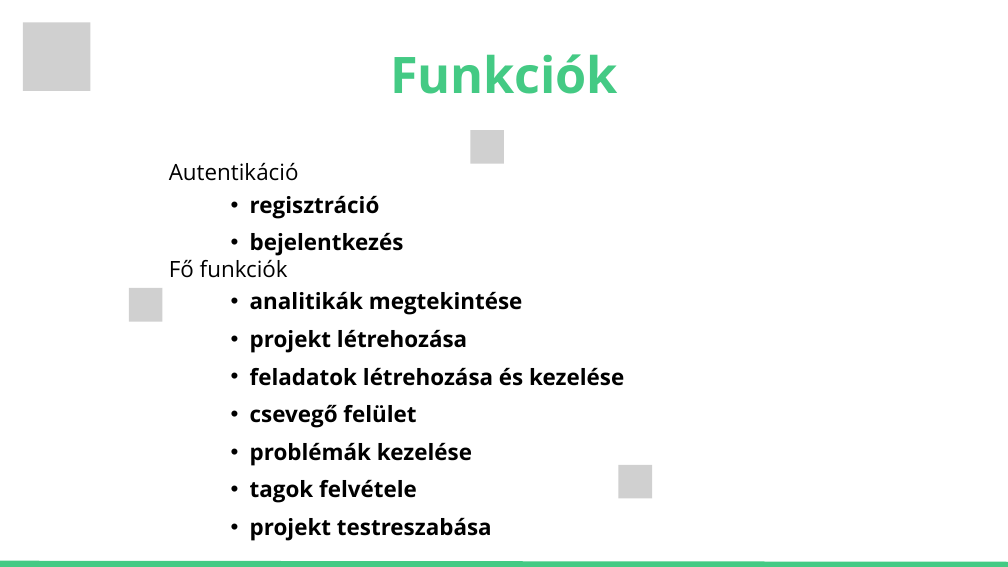
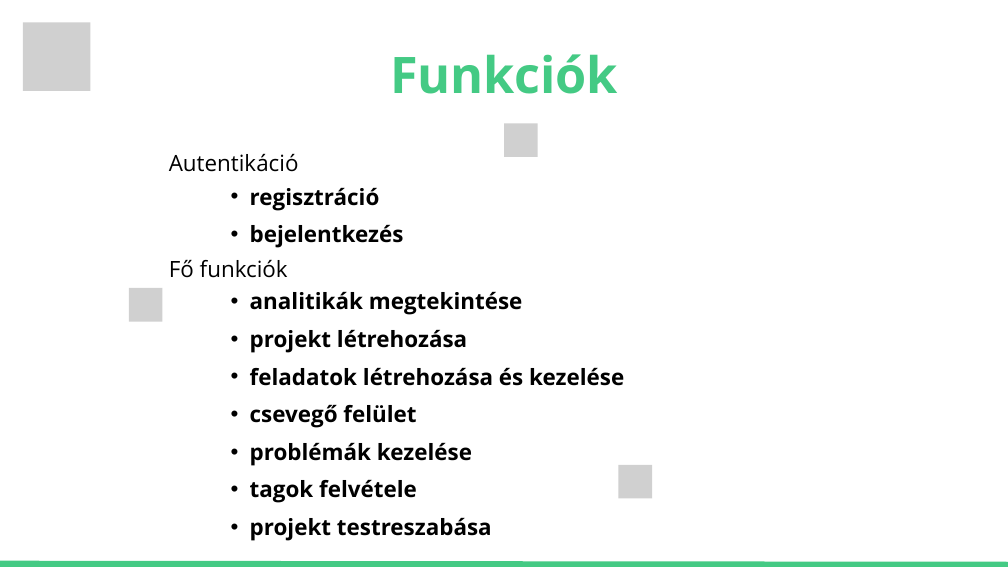
Before and after one commit to janoscsordas/planit-vizsgaremek-osszes, a slide deck: slide 3 of Planitapp presentation.pptx. Drawn at 1008x567 pixels with LibreOffice and Linux fonts; fonts in the diff are those of the drawing; grey boxes stand for pictures. Boxes give left, top, right and bottom in pixels: in the first picture for what was removed or moved away, otherwise in the second. Text is boxed around its words. In the diff, an @@ line names an element or a change of style, - is before the commit and + after.

Commit message:
Updated presentation

```diff
--- a/Planitapp presentation.pptx
+++ b/Planitapp presentation.pptx
@@ text "Autentikáció" moved from (x1=169, y1=162, x2=299, y2=181) to (x1=169, y1=153, x2=299, y2=172) @@
@@ picture moved from (x1=470, y1=130, x2=504, y2=164) to (x1=504, y1=123, x2=538, y2=157) @@
@@ text "regisztráció" moved from (x1=250, y1=195, x2=404, y2=256) to (x1=250, y1=187, x2=404, y2=248) @@
```
Also in this commit, not shown: 7 other slides changed.
